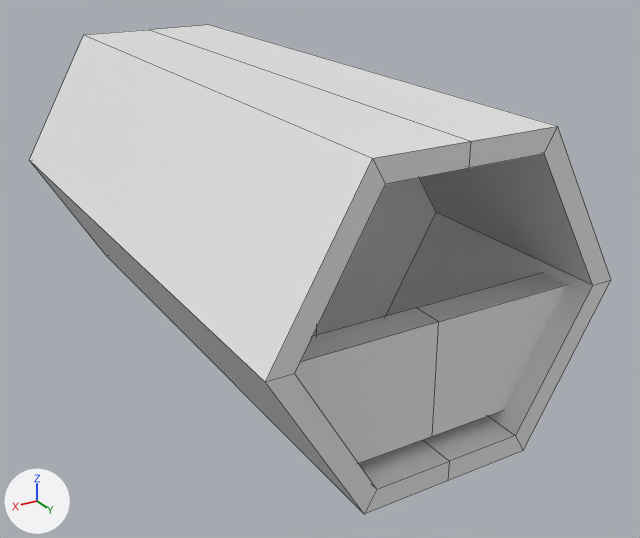
An edit to the FBX model Assets/hex_short.fbx, drawn before and after from the same camera.
Before and after are seen from a 50 mm camera at (4.96, 22.76, 6.42) aimed at (-4.19, 7.52, -1.19). Every picture has the same lights, and +X, +Y and +Z are marked at lower left. Mesh edges are drawn as thin lines. Where no turn or scale is listed for an object, it has been applied to the vertices.
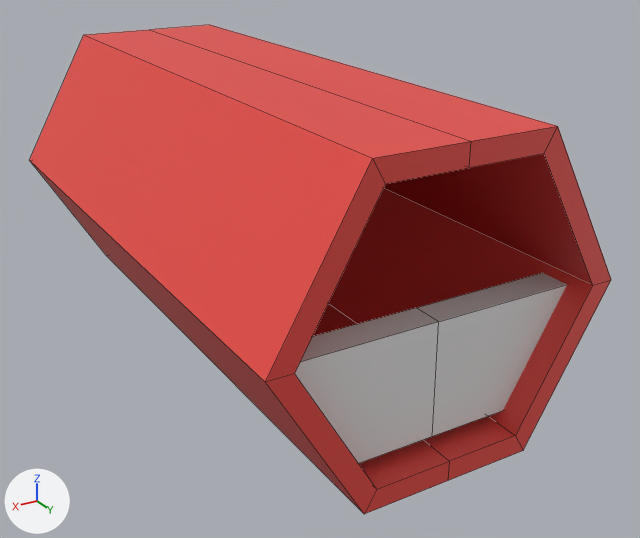
Changed parts and their boxes [x1, y1, x2, y2] in the pictures (640 x 538 px; the box of a moved part takes in the faces that stretch with it):
'Cylinder.020', reshaped, recoloured (white to red)
    both: [30, 25, 611, 514]
part 1 of me_cylinder_147, moved or reshaped
    both: [313, 154, 593, 489]
part 2 of me_cylinder_147, recoloured (white to red)
    both: [30, 25, 556, 514]
part 3 of me_cylinder_147, recoloured (white to red)
    both: [266, 126, 611, 514]

The change, as a diff of the scene's bpy script:
```diff
--- a/Assets/hex_short.fbx.py
+++ b/Assets/hex_short.fbx.py
@@ mat_concrete @@
+mat_concrete = principled_material('concrete')
+mat_concrete.base_color = (0.8, 0.8, 0.8)  # white #e7e7e7
@@ mat_paint @@
+mat_paint = principled_material('paint')
+mat_paint.base_color = (0.8, 0.0677, 0.0573)  # red #e74a44
@@ me_cylinder_147 @@
 me_cylinder_147.from_pydata(...)  # 45 vertices, 40 faces; spans x -6.96..0.0, y 0.0..13.0, z -3.01..3.01
 # used by ob_cylinder_020; location = (0.0, 0.0, 0.0)
 # before: 24 (-3.48, 8.55, 2.61), 25 (-3.48, 8.55, -2.61), 26 (-4.98, 8.55, -2.61), 27 (-6.49, 8.55, 0.0) at pixel (436, 212), 28 (-0.47, 8.55, 0.0)
 # before: 29 (-1.98, 8.55, -2.61), 30 (-1.98, 8.55, 2.61), 31 (-4.98, 8.55, 2.61)
+# me_cylinder_147 part 1
+for i in [*range(24, 32)]: me_cylinder_147.vertices[i].co += Vector((0.0, -7.28, 0.0))
+# me_cylinder_147 part 2: all 18 faces centred in x -6.09..-0.87, y 6.5..10.78, z -3.01..3.01 switch from no material to mat_paint (red #e74a44)
+# me_cylinder_147 part 3: all 8 faces centred in x -5.91..-1.05, y 13.0, z -2.81..2.81 switch from no material to mat_paint (red #e74a44)
+me_cylinder_147.materials.append(mat_concrete)  # white #e7e7e7
```
